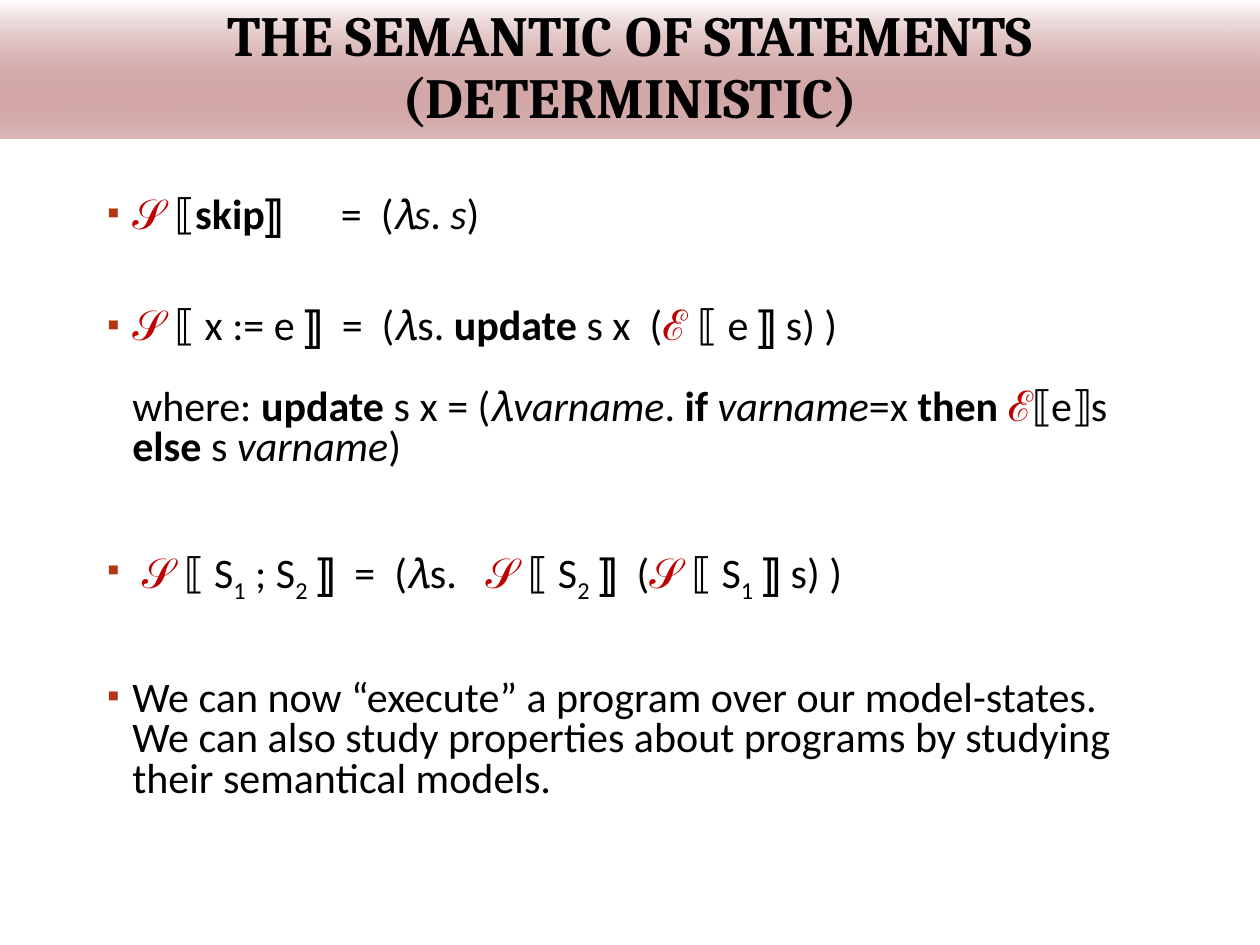
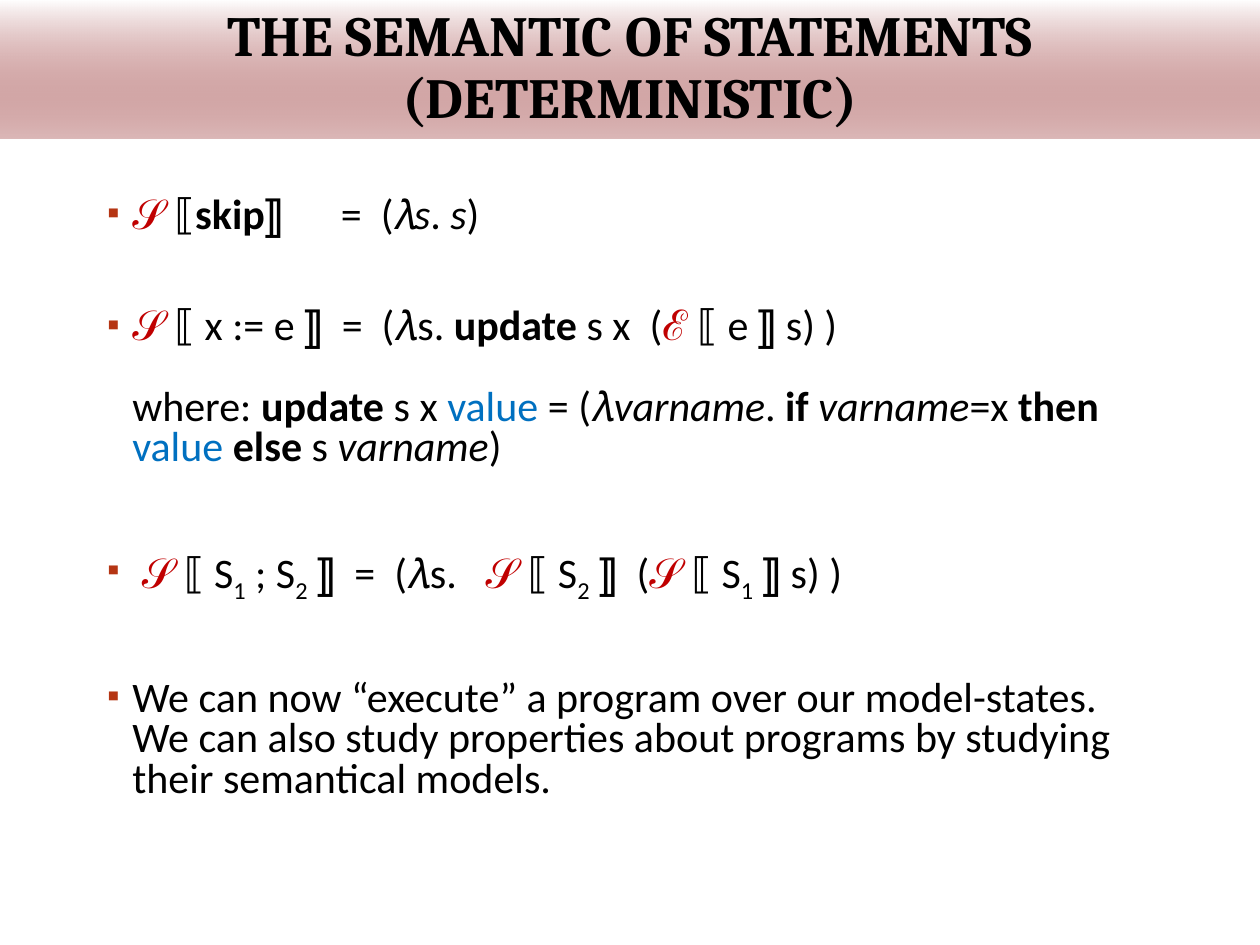
Before and after one commit to wooshrow/infopv, a slide deck: slide 35 of slides/PV_hoare.pptx. Drawn at 1260x945 pixels with LibreOffice and Linux fonts; fonts in the diff are those of the drawing; background and template pictures are left out. Boxes give left, top, right and bottom in pixels: in the first picture for what was removed or moved away, otherwise in the second. Text is boxed around its words. In the diff, an @@ line names an element or a change of style, - is before the commit and + after.

Commit message:
update slides hoare

```diff
--- a/slides/PV_hoare.pptx
+++ b/slides/PV_hoare.pptx
@@ text at [132,309,1099,467]: text changed @@
-▪ 𝒮 ⟦ x := e ⟧ = (𝜆s. update s x (ℰ ⟦ e ⟧ s) )
-  where: update s x = (𝜆varname. if varname=x then ℰ⟦e⟧s else s varname)
+▪ 𝒮 ⟦ x := e ⟧ = (𝜆s. update s x (ℰ ⟦ e ⟧ s) )
+  where: update s x value = (𝜆varname. if varname=x then value else s varname)
```
Also in this commit, not shown: 1 other file.
